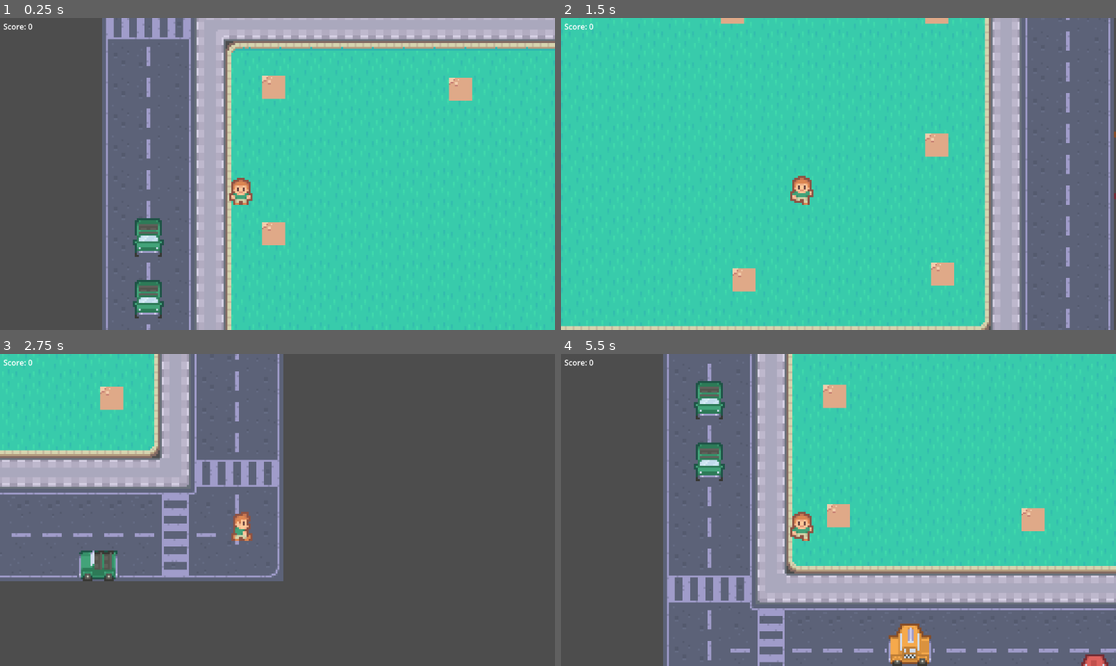
Above: before the commit, frames 1-4 (two rows, left to right).
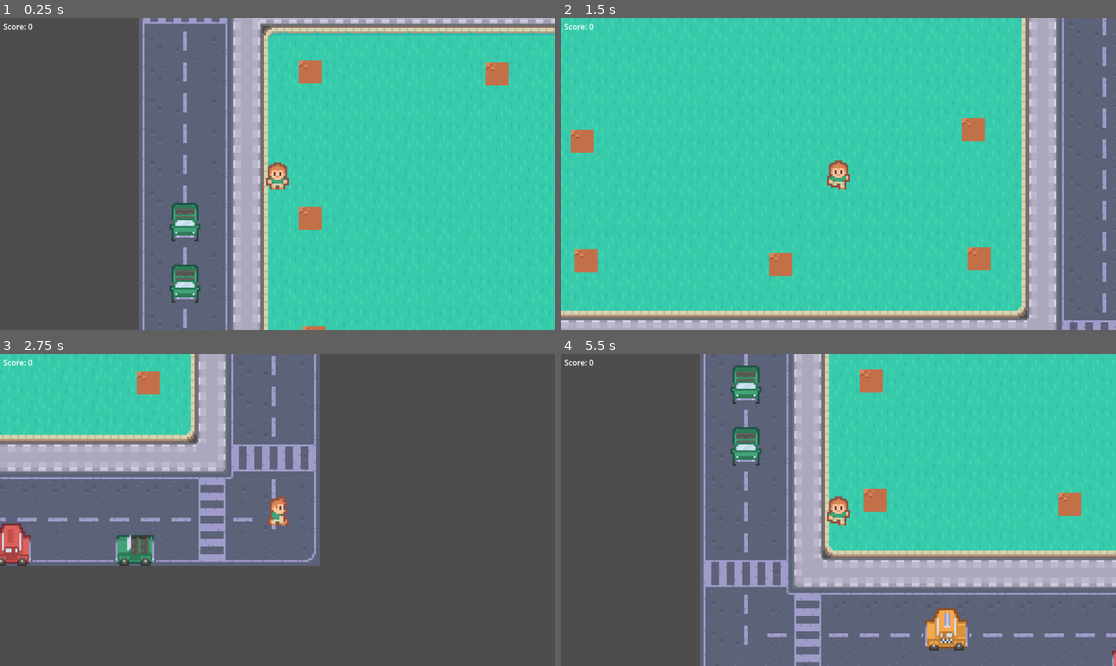
Above: after the commit, the same moments.

Repository: kwintlearts/EcoDecide
Game: Godot game, scene res://Scenes/plant_scenario.tscn
The game is run twice, just before and just after one commit, with the same random seed, the same clock (stepped at 60 frames per second) and the same inputs. Before the commit the project starts from res://Scenes/scenario_2.tscn.
Inputs:
- Up to frame 1 (0.25 s): no input
- Up to frame 2 (1.5 s): tap Enter at 0.5 s; hold D (move_right) 0.53-1.28 s; tap P (interact) at 0.6, 1.35 s; hold Down (move_down) from 1.28 s (still down)
- Up to frame 3 (2.75 s): release Down (move_down) at 2.03 s; hold D (move_right) from 2.03 s (still down); tap P (interact) at 2.1 s
- Up to frame 4 (5.5 s): release D (move_right) at 2.78 s; hold Up (move_up) 2.78-3.53 s; tap P (interact) every 0.75 s from 2.85 to 5.1 s; hold A (move_left) 3.53-5.03 s; hold Down (move_down) from 5.03 s (still down)

The runs differ from the first frame. In frame 1, 29% of the frame differs, in the area x 18-100%, y 0-100%; in frame 2, 23%; in frame 3, 22%; in frame 4, 33%.

Commit message:
highlight plantable

Diff:
--- a/Scenes/scenario_2.tscn
+++ b/Scenes/plant_scenario.tscn
@@ -1,14 +1,12 @@
-[gd_scene load_steps=10 format=4 uid="uid://cnmh8k7rjemx4"]
-
-[ext_resource type="Texture2D" uid="uid://6lcvn2t8ecsr" path="res://tilemap_packed-urban.png" id="1_decn3"]
-[ext_resource type="PackedScene" uid="uid://de7xqnd45rs2h" path="res://Scenes/player.tscn" id="2_8sfye"]
-[ext_resource type="Script" uid="uid://duqto6tbmq0p2" path="res://Scenes/canvas_layer.gd" id="4_t7h7s"]
-[ext_resource type="PackedScene" uid="uid://ch4vrgpb0bqmk" path="res://Scenes/plantable.tscn" id="5_11v0a"]
-
-[sub_resource type="WorldBoundaryShape2D" id="WorldBoundaryShape2D_8sfye"]
+[gd_scene format=4 uid="uid://cnmh8k7rjemx4"]
+
+[ext_resource type="Texture2D" uid="uid://6lcvn2t8ecsr" path="res://tilemap_packed-urban.png" id="1_72i15"]
+[ext_resource type="PackedScene" uid="uid://de7xqnd45rs2h" path="res://Scenes/player.tscn" id="2_x6x63"]
+[ext_resource type="PackedScene" uid="uid://ch4vrgpb0bqmk" path="res://Scenes/plantable.tscn" id="3_w4tvd"]
+[ext_resource type="Script" uid="uid://duqto6tbmq0p2" path="res://Scenes/canvas_layer.gd" id="4_yqybk"]
 
 [sub_resource type="TileSetAtlasSource" id="TileSetAtlasSource_8sfye"]
-texture = ExtResource("1_decn3")
+texture = ExtResource("1_72i15")
 0:0/0 = 0
 0:0/0/terrain_set = 0
 0:0/0/terrain = 0
@@ -720,90 +718,62 @@
 [sub_resource type="TileSet" id="TileSet_t7h7s"]
 sources/0 = SubResource("TileSetAtlasSource_pcp4y")
 
-[node name="Scenario 2" type="Node2D"]
-
-[node name="World Boundaries" type="Node" parent="."]
-
-[node name="WB_down" type="StaticBody2D" parent="World Boundaries"]
-position = Vector2(236, 270)
-
-[node name="CollisionShape2D" type="CollisionShape2D" parent="World Boundaries/WB_down"]
-shape = SubResource("WorldBoundaryShape2D_8sfye")
-
-[node name="WB_left" type="StaticBody2D" parent="World Boundaries"]
-position = Vector2(74, 118)
-rotation = 1.5707964
-
-[node name="CollisionShape2D" type="CollisionShape2D" parent="World Boundaries/WB_left"]
-position = Vector2(-2.6226832e-07, -6)
-shape = SubResource("WorldBoundaryShape2D_8sfye")
-
-[node name="WB_right" type="StaticBody2D" parent="World Boundaries"]
-position = Vector2(458, 121)
-rotation = -1.5707964
-
-[node name="CollisionShape2D" type="CollisionShape2D" parent="World Boundaries/WB_right"]
-shape = SubResource("WorldBoundaryShape2D_8sfye")
-
-[node name="WB_up" type="StaticBody2D" parent="World Boundaries"]
-position = Vector2(236, -37)
-rotation = -3.1415925
-
-[node name="CollisionShape2D" type="CollisionShape2D" parent="World Boundaries/WB_up"]
-shape = SubResource("WorldBoundaryShape2D_8sfye")
-
-[node name="TileMap Layers" type="Node" parent="."]
-
-[node name="surface" type="TileMapLayer" parent="TileMap Layers"]
+[node name="Plant Scenario" type="Node2D" unique_id=531500391]
+
+[node name="TileMap Layers" type="Node" parent="." unique_id=1450139045]
+
+[node name="surface" type="TileMapLayer" parent="TileMap Layers" unique_id=1566022312]
 tile_map_data = PackedByteArray("AAAWAA4AAAAMAAIAAAAWAA0AAAACAAIAAAAWAAwAAAACAAEAAAAWAAsAAAACAAEAAAAWAAoAAAACAAEAAAAWAA …(7600 unchanged characters)…
 tile_set = SubResource("TileSet_pcp4y")
 
-[node name="others" type="TileMapLayer" parent="TileMap Layers"]
+[node name="others" type="TileMapLayer" parent="TileMap Layers" unique_id=1037913934]
 z_index = 2
 tile_map_data = PackedByteArray("AAARAP7/AAAPABAAAAARAP//AAAPABEAAAASAP7/AAAQABAAAAASAP//AAAQABEAAAAWAP7/AAAPABAAAAAWAP …(432 unchanged characters)…
 tile_set = SubResource("TileSet_t7h7s")
 
-[node name="Player" parent="." instance=ExtResource("2_8sfye")]
-z_index = 2
-position = Vector2(120, 109)
-
-[node name="Plantable" parent="." instance=ExtResource("5_11v0a")]
+[node name="Plantables" type="Node" parent="." unique_id=1348335566]
+
+[node name="Plantable" parent="Plantables" unique_id=1132659405 instance=ExtResource("3_w4tvd")]
 z_index = 1
 position = Vector2(136, 57)
 
-[node name="Plantable3" parent="." instance=ExtResource("5_11v0a")]
+[node name="Plantable3" parent="Plantables" unique_id=940920300 instance=ExtResource("3_w4tvd")]
 z_index = 1
 position = Vector2(136, 133)
 
-[node name="Plantable4" parent="." instance=ExtResource("5_11v0a")]
+[node name="Plantable4" parent="Plantables" unique_id=91679396 instance=ExtResource("3_w4tvd")]
 z_index = 1
 position = Vector2(342, 194)
 
-[node name="Plantable5" parent="." instance=ExtResource("5_11v0a")]
+[node name="Plantable5" parent="Plantables" unique_id=251066616 instance=ExtResource("3_w4tvd")]
 z_index = 1
 position = Vector2(239, 197)
 
-[node name="Plantable6" parent="." instance=ExtResource("5_11v0a")]
+[node name="Plantable6" parent="Plantables" unique_id=1151412992 instance=ExtResource("3_w4tvd")]
 z_index = 1
 position = Vector2(138, 195)
 
-[node name="Plantable7" parent="." instance=ExtResource("5_11v0a")]
+[node name="Plantable7" parent="Plantables" unique_id=1551738767 instance=ExtResource("3_w4tvd")]
 z_index = 1
 position = Vector2(339, 127)
 
-[node name="Plantable8" parent="." instance=ExtResource("5_11v0a")]
+[node name="Plantable8" parent="Plantables" unique_id=1003266978 instance=ExtResource("3_w4tvd")]
 z_index = 1
 position = Vector2(233, 58)
 
-[node name="Plantable9" parent="." instance=ExtResource("5_11v0a")]
+[node name="Plantable9" parent="Plantables" unique_id=1338358319 instance=ExtResource("3_w4tvd")]
 z_index = 1
 position = Vector2(339, 58)
 
-[node name="CanvasLayer" type="CanvasLayer" parent="."]
-script = ExtResource("4_t7h7s")
-
-[node name="ScoreLabel" type="Label" parent="CanvasLayer"]
+[node name="CanvasLayer" type="CanvasLayer" parent="." unique_id=62286231]
+script = ExtResource("4_yqybk")
+
+[node name="ScoreLabel" type="Label" parent="CanvasLayer" unique_id=1244448548]
 offset_left = 7.0
 offset_top = 6.0
 offset_right = 47.0
 offset_bottom = 29.0
+
+[node name="Player" parent="." unique_id=60092826 instance=ExtResource("2_x6x63")]
+z_index = 2
+position = Vector2(120, 109)
--- a/Scenes/plantable.gd
+++ b/Scenes/plantable.gd
@@ -3,6 +3,7 @@
 var showInteractionLabel = false
 var sprout_scene = preload("res://Scenes/sprout.tscn")   # Path to your sprout scene
 var has_sprout = false
+@onready var sprite: Sprite2D = $Sprite2D
 
 # Called when the node enters the scene tree for the first time.
 func _ready() -> void:
@@ -18,7 +19,7 @@
 
 		# Spawn sprout before removing dirt tile
 		var sprout = sprout_scene.instantiate()
-		sprout.position = global_position  # Place sprout where dirt tile is
+		sprout.global_position = global_position  # Place sprout where dirt tile is
 		get_parent().add_child(sprout)
 
 		queue_free()
@@ -30,7 +31,10 @@
 
 func _on_body_entered(body: Node2D) -> void:
 	if body is Player and not has_sprout: showInteractionLabel = true
+	sprite.modulate = Color("fff706dc")
+
 
 
 func _on_body_exited(body: Node2D) -> void:
 	if body is Player and not has_sprout: showInteractionLabel = false
+	sprite.modulate = Color("dfa988")
--- a/Scenes/plantable.tscn
+++ b/Scenes/plantable.tscn
@@ -10,6 +10,15 @@
 subpixel_positioning = 0
 msdf_pixel_range = 14
 msdf_size = 128
+cache/0/variation_coordinates = {}
+cache/0/face_index = 0
+cache/0/embolden = 0.0
+cache/0/transform = Transform2D(1, 0, 0, 1, 0, 0)
+cache/0/spacing_top = 0
+cache/0/spacing_bottom = 0
+cache/0/spacing_space = 0
+cache/0/spacing_glyph = 0
+cache/0/baseline_offset = 0.0
 cache/0/16/0/ascent = 0.0
 cache/0/16/0/descent = 0.0
 cache/0/16/0/underline_position = 0.0
@@ -56,23 +65,29 @@
 cache/0/8/0/underline_thickness = 0.0
 cache/0/8/0/scale = 1.0
 
-[node name="Plantable" type="Area2D"]
+[node name="Plantable" type="Area2D" unique_id=1556448065]
 script = ExtResource("1_dgjpf")
 
-[node name="Sprite2D" type="Sprite2D" parent="."]
+[node name="Sprite2D" type="Sprite2D" parent="." unique_id=311866433]
+modulate = Color(0.8745098, 0.6627451, 0.53333336, 1)
 position = Vector2(0.99999976, -0.99999905)
 scale = Vector2(0.74999994, 0.74999994)
 texture = ExtResource("2_dgjpf")
 
-[node name="CollisionShape2D" type="CollisionShape2D" parent="."]
+[node name="CollisionShape2D" type="CollisionShape2D" parent="." unique_id=1876043342]
+visible = false
 position = Vector2(1, -1)
 shape = SubResource("RectangleShape2D_dgjpf")
 
-[node name="Interact" type="Label" parent="."]
-offset_right = 40.0
-offset_bottom = 23.0
+[node name="Interact" type="Label" parent="." unique_id=263735058]
+visible = false
+z_index = 10
+offset_left = -36.0
+offset_top = -20.0
+offset_right = 8.0
+offset_bottom = -3.0
 theme_override_fonts/font = SubResource("FontFile_t3n6e")
-theme_override_font_sizes/font_size = 8
+theme_override_font_sizes/font_size = 10
 text = "[P] Plant"
 
 [connection signal="body_entered" from="." to="." method="_on_body_entered"]
--- a/Scenes/player.tscn
+++ b/Scenes/player.tscn
@@ -1,10 +1,7 @@
-[gd_scene load_steps=17 format=3 uid="uid://de7xqnd45rs2h"]
+[gd_scene format=3 uid="uid://de7xqnd45rs2h"]
 
 [ext_resource type="Script" uid="uid://btdm00bf3t5pg" path="res://Scripts/player.gd" id="1_cvnsp"]
 [ext_resource type="Texture2D" uid="uid://6lcvn2t8ecsr" path="res://tilemap_packed-urban.png" id="2_6t5aa"]
-
-[sub_resource type="CircleShape2D" id="CircleShape2D_ktt4y"]
-radius = 4.0
 
 [sub_resource type="AtlasTexture" id="AtlasTexture_wbnp3"]
 atlas = ExtResource("2_6t5aa")
@@ -133,17 +130,18 @@
 "speed": 5.0
 }]
 
-[node name="Player" type="CharacterBody2D"]
+[sub_resource type="CircleShape2D" id="CircleShape2D_ktt4y"]
+radius = 9.055386
+
+[node name="Player" type="CharacterBody2D" unique_id=1896034723]
 script = ExtResource("1_cvnsp")
 
-[node name="CollisionShape2D" type="CollisionShape2D" parent="."]
-position = Vector2(19, -9)
-shape = SubResource("CircleShape2D_ktt4y")
-
-[node name="Camera2D" type="Camera2D" parent="."]
-position = Vector2(19, -8)
+[node name="Camera2D" type="Camera2D" parent="." unique_id=789987658]
 zoom = Vector2(4, 4)
 
-[node name="AnimatedSprite2D" type="AnimatedSprite2D" parent="."]
+[node name="AnimatedSprite2D" type="AnimatedSprite2D" parent="." unique_id=529117627]
 sprite_frames = SubResource("SpriteFrames_iwesx")
 animation = &"walk_down"
+
+[node name="CollisionShape2D" type="CollisionShape2D" parent="." unique_id=2113093291]
+shape = SubResource("CircleShape2D_ktt4y")
--- a/project.godot
+++ b/project.godot
@@ -8,11 +8,15 @@
 
 config_version=5
 
+[animation]
+
+compatibility/default_parent_skeleton_in_mesh_instance_3d=true
+
 [application]
 
 config/name="EcoDecide"
 run/main_scene="uid://cnmh8k7rjemx4"
-config/features=PackedStringArray("4.5", "Mobile")
+config/features=PackedStringArray("4.6", "Mobile")
 config/icon="res://icon.svg"
 
 [autoload]
Not shown: 1 places in Scenes/plant_scenario.tscn that only renumber resources
Not shown: 1 places in Scenes/plantable.tscn that only renumber resources
